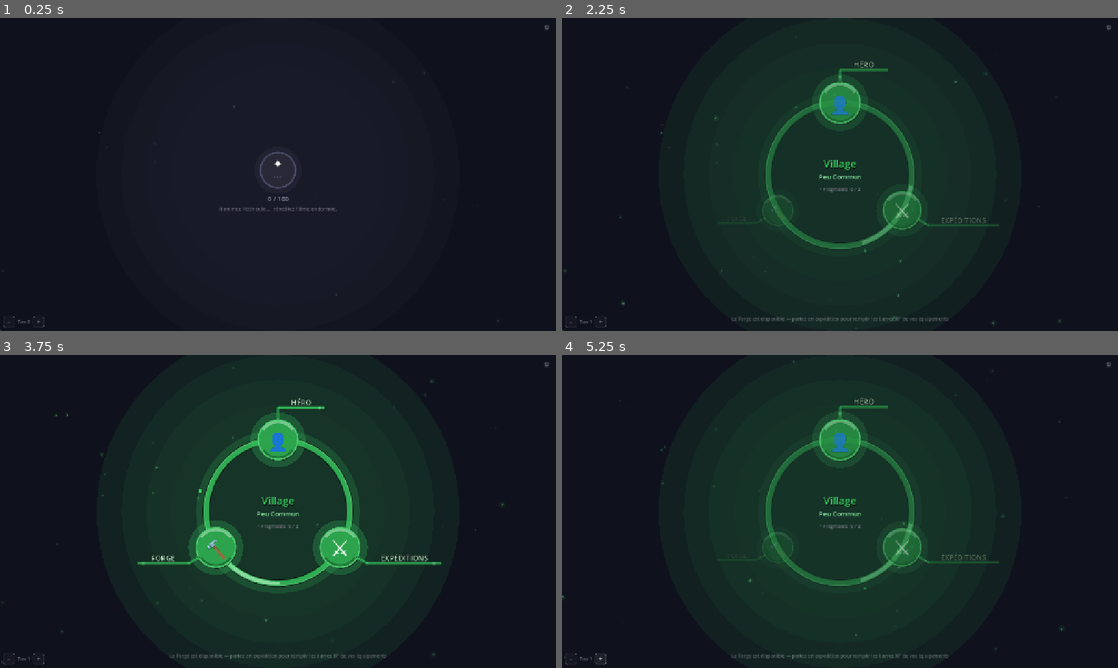
Above: before the commit, frames 1-4 (two rows, left to right).
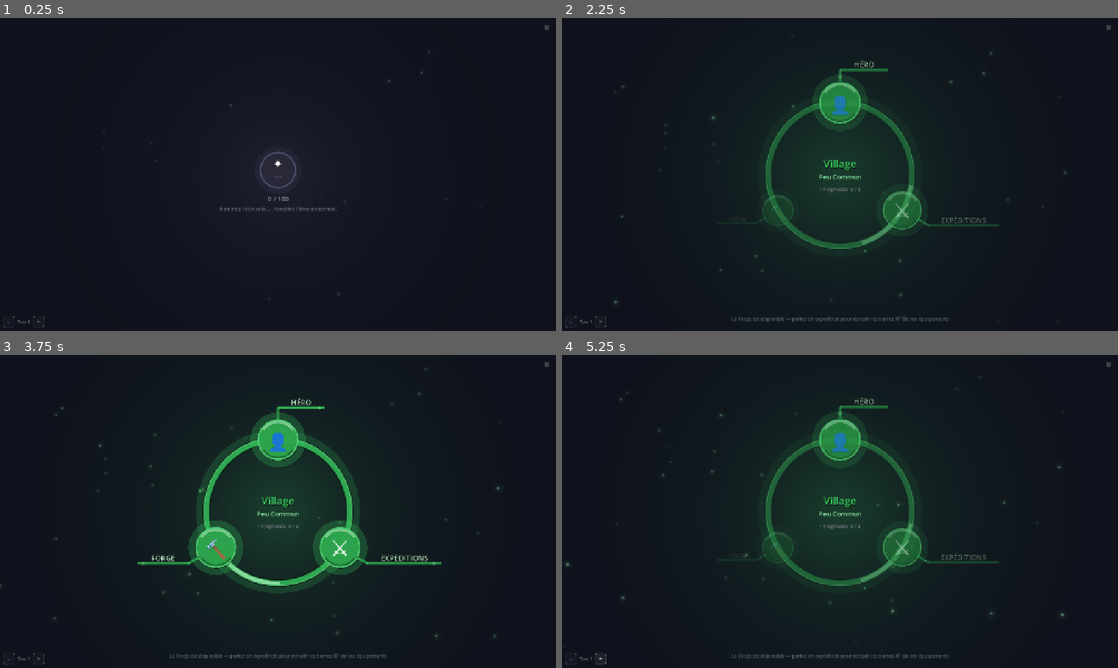
Above: after the commit, the same moments.

Repository: Rhend/Reliquary
Game: Godot game, scene res://scenes/village/village.tscn
Same seed, same stepped clock (60 frames per second), same inputs: the game is played once before the commit and once after it.
Inputs:
- Up to frame 1 (0.25 s): no input
- Up to frame 2 (2.25 s): click "⚙" at 0.5 s; click "−" at 1.25 s; click "+" at 2 s
- Up to frame 3 (3.75 s): click "⚙" at 2.75 s; click "✕" at 3.5 s
- Up to frame 4 (5.25 s): click "−" at 4.25 s; click "+" at 5 s

The runs differ from the first frame. In frame 1, less than 0.1% of the frame differs, in the area x 0-78%, y 10-100%; in frame 2, 0.1%; in frame 3, 0.1%, in the area x 0-91%, y 3-99%; in frame 4, 0.1%.

Commit message:
feat(ambiance): rendu pro des halos, poussières et orbes (dégradés GPU)
Nouvelle factory UIHelpers.radial_glow_tex() : texture radiale blanche →
transparente interpolée par le GPU, construite une fois par widget.

VillageBackdrop :
- halo central = vrai dégradé radial qui respire (2 couches déphasées),
  fini le banding des 4 disques concentriques empilés ;
- poussières = jupe lumineuse douce + cœur net antialiasé, parallaxe
  (les proches sont plus grosses, rapides, lumineuses) et fondu
  d entrée/sortie aux bords : plus aucune téléportation visible.

CircleRing :
- orbes (épique/légendaire/unique) : halo plat à bord net → _orb()
  (jupe en dégradé + cœur antialiasé) ;
- étincelles : enveloppe smoothstep, elles s allument et s éteignent
  progressivement au lieu d apparaître d un coup.

Co-Authored-By: Claude Fable 5 <noreply@anthropic.com>

Diff:
--- a/scenes/village/widgets/CircleRing.gd
+++ b/scenes/village/widgets/CircleRing.gd
@@ -9,6 +9,13 @@
 var _t            := 0.0
 
 const _SPARKS := [0.4, 1.2, 2.1, 2.9, 3.8, 4.6, 5.4]
+
+# Sprite radial doux partagé par tous les orbes/étincelles de l'anneau.
+var _glow_tex: GradientTexture2D
+
+func _ready() -> void:
+	_glow_tex = UIHelpers.radial_glow_tex(64,
+			[0.0, 0.20, 0.55, 1.0], [1.0, 0.80, 0.22, 0.0])
 
 func _process(dt: float) -> void:
 	_t += dt
@@ -100,9 +107,8 @@
 	for i in 3:
 		var angle := _t * 0.80 + i * TAU / 3.0
 		var op := c + Vector2(cos(angle), sin(angle)) * (r + 34.0)
-		draw_circle(op, 9.0, Color(ring_color.r, ring_color.g, ring_color.b, 0.22))
 		var orb := ring_color; orb.a = 0.80 + 0.18 * sin(_t * 2.0 + i * 1.5)
-		draw_circle(op, 3.5 + 1.0 * sin(_t * 2.5 + i), orb)
+		_orb(op, 3.5 + 1.0 * sin(_t * 2.5 + i), 16.0, orb, 0.50)
 	_sparks(c, r, w, 7, 0.14, 2.5)
 
 func _legendaire(c: Vector2, r: float, w: float) -> void:
@@ -135,15 +141,13 @@
 	for i in 3:
 		var angle := _t * 0.9 + i * TAU / 3.0
 		var op := c + Vector2(cos(angle), sin(angle)) * (r + 36.0)
-		draw_circle(op, 11.0, Color(ring_color.r, ring_color.g, ring_color.b, 0.25))
 		var orb := ring_color; orb.a = 0.88
-		draw_circle(op, 4.0 + 1.2 * sin(_t * 2.5 + i), orb)
+		_orb(op, 4.0 + 1.2 * sin(_t * 2.5 + i), 20.0, orb, 0.55)
 	for i in 2:
 		var angle := _t * 0.5 + i * PI + 0.4
 		var op := c + Vector2(cos(angle), sin(angle)) * (r + 50.0)
-		draw_circle(op, 7.0, Color(ring_color.r, ring_color.g, ring_color.b, 0.20))
 		var orb := ring_color.lightened(0.3); orb.a = 0.70
-		draw_circle(op, 3.0, orb)
+		_orb(op, 3.0, 13.0, orb, 0.42)
 	_sparks(c, r, w, 7, 0.17, 2.8)
 
 func _unique(c: Vector2, r: float) -> void:
@@ -175,21 +179,27 @@
 	for i in 3:
 		var angle := _t * 1.1 + i * TAU / 3.0
 		var op   := c + Vector2(cos(angle), sin(angle)) * (r + 28.0)
-		draw_circle(op, 9.0 + beat * 3.0, Color(ring_color.r, ring_color.g, ring_color.b, 0.28))
 		var orb  := ring_color; orb.a = 0.90
-		draw_circle(op, 3.5 + 1.5 * beat, orb)
+		_orb(op, 3.5 + 1.5 * beat, 17.0 + beat * 5.0, orb, 0.60)
 	for i in 3:
 		var angle := _t * 0.7 + i * TAU / 3.0 + PI / 6.0
 		var op   := c + Vector2(cos(angle), sin(angle)) * (r + 46.0)
-		draw_circle(op, 6.0, Color(ring_color.r, ring_color.g, ring_color.b, 0.20))
 		var orb  := ring_color.lightened(0.2); orb.a = 0.75
-		draw_circle(op, 2.5, orb)
+		_orb(op, 2.5, 11.0, orb, 0.40)
 	var solo_a := _t * 1.6 + 0.3
 	var solo_p := c + Vector2(cos(solo_a), sin(solo_a)) * (r + 60.0)
-	draw_circle(solo_p, 5.0, Color(ring_color.r, ring_color.g, ring_color.b, 0.18))
 	var solo_c := ring_color.lightened(0.5); solo_c.a = 0.75 + 0.25 * beat
-	draw_circle(solo_p, 3.5, solo_c)
+	_orb(solo_p, 3.5, 10.0 + beat * 4.0, solo_c, 0.40)
 	_sparks(c, r, w, 7, 0.20, 3.0)
+
+# Orbe : jupe lumineuse douce (dégradé GPU, aucun bord visible) + cœur
+# net antialiasé. Remplace les anciens duos « disque plat + disque dur ».
+func _orb(pos: Vector2, core_r: float, glow_r: float,
+		core: Color, glow_a: float) -> void:
+	draw_texture_rect(_glow_tex,
+			Rect2(pos - Vector2.ONE * glow_r, Vector2.ONE * glow_r * 2.0),
+			false, Color(ring_color, glow_a))
+	draw_circle(pos, core_r, core, true, -1.0, true)
 
 func _borders(c: Vector2, r: float, w: float) -> void:
 	draw_arc(c, r + w * 0.5 + 0.5, 0.0, TAU, 64, Color(0, 0, 0, 0.55), 1.5, true)
@@ -200,6 +210,10 @@
 		var a: float = _SPARKS[i % _SPARKS.size()] + _t * speed
 		var sp := c + Vector2(cos(a), sin(a)) * (r + w + 7.0)
 		var bl := 0.5 + 0.5 * sin(_t * 2.2 + i * 1.4)
-		if bl > 0.55:
-			var sc := ring_color; sc.a = (bl - 0.55) * 2.2
-			draw_circle(sp, 1.5 + bl * max_r, sc)
+		# Enveloppe douce : l'étincelle s'allume et s'éteint progressivement
+		# (l'ancien seuil sec `bl > 0.55` la faisait apparaître d'un coup).
+		var env := smoothstep(0.45, 0.95, bl)
+		if env <= 0.02:
+			continue
+		var sc := ring_color.lightened(0.3); sc.a = env * 0.9
+		_orb(sp, (0.8 + bl * max_r) * 0.55, (1.5 + bl * max_r) * 2.0, sc, env * 0.5)
--- a/scenes/village/widgets/VillageBackdrop.gd
+++ b/scenes/village/widgets/VillageBackdrop.gd
@@ -2,12 +2,14 @@
 # VillageBackdrop — Fond d'ambiance animé du hub du Village.
 #
 # Deux couches dessinées DERRIÈRE tout le hub :
-#   1. halo radial très sombre teinté par le palier du Village ;
-#   2. « poussières d'âme » dérivant lentement vers le haut.
+#   1. halo central : VRAI dégradé radial (texture GPU, aucun banding)
+#      qui respire lentement et s'intensifie avec le palier ;
+#   2. « poussières d'âme » : sprites radiaux doux dérivant vers le haut
+#      avec parallaxe — les proches sont plus grosses, rapides et
+#      lumineuses — et fondu d'entrée/sortie aux bords de l'écran
+#      (aucune apparition ou téléportation visible).
 #
-# Évolution avec le palier : le halo s'intensifie et les poussières
-# deviennent plus nombreuses et plus lumineuses à mesure que le
-# Village monte en Maîtrise. Appeler set_tier() à chaque rebuild.
+# Appeler set_tier() à chaque rebuild du hub.
 # ============================================================
 class_name VillageBackdrop
 extends Control
@@ -16,9 +18,18 @@
 var _tint := Color(0.38, 0.38, 0.52)
 var _t    := 0.0
 
+# Sprites radiaux générés une fois : falloff long pour le halo,
+# cœur serré + jupe douce pour les poussières.
+var _halo_tex: GradientTexture2D
+var _dust_tex: GradientTexture2D
+
 func _ready() -> void:
 	set_anchors_and_offsets_preset(Control.PRESET_FULL_RECT)
 	mouse_filter = Control.MOUSE_FILTER_IGNORE
+	_halo_tex = UIHelpers.radial_glow_tex(256,
+			[0.0, 0.28, 0.60, 1.0], [1.0, 0.62, 0.22, 0.0])
+	_dust_tex = UIHelpers.radial_glow_tex(64,
+			[0.0, 0.20, 0.55, 1.0], [1.0, 0.80, 0.22, 0.0])
 
 # Met à jour le palier et la couleur d'ambiance (couleur de tier du Village).
 func set_tier(tier: int, tint: Color) -> void:
@@ -34,29 +45,47 @@
 func _hash(n: float) -> float:
 	return fposmod(sin(n * 127.1) * 43758.5453, 1.0)
 
+# Sprite radial centré en `center`, de rayon `radius`, teinté `col`.
+func _blit(tex: Texture2D, center: Vector2, radius: float, col: Color) -> void:
+	draw_texture_rect(tex,
+			Rect2(center - Vector2.ONE * radius, Vector2.ONE * radius * 2.0),
+			false, col)
+
 func _draw() -> void:
 	var c := size * 0.5
 
-	# ── 1. Halo radial : disques concentriques (le centre « s'éveille ») ──
-	# Dessinés du plus grand au plus petit : les alphas s'additionnent vers
-	# le centre. L'intensité croît nettement avec le palier.
-	var base_r := minf(size.x, size.y) * 0.58
-	for i in 4:
-		var f := 1.0 - float(i) / 4.0
-		var a := (0.045 + 0.022 * float(_tier)) * f * (1.0 + 0.18 * sin(_t * 0.8))
-		draw_circle(c, base_r * (0.45 + 0.55 * f), Color(_tint, a))
+	# ── 1. Halo central : dégradé radial qui « respire » ──
+	# Deux couches légèrement déphasées : la respiration paraît organique.
+	var breathe := 1.0 + 0.045 * sin(_t * 0.55)
+	var halo_r  := minf(size.x, size.y) * 0.78 * breathe
+	var halo_a  := (0.11 + 0.035 * float(_tier)) * (1.0 + 0.10 * sin(_t * 0.8))
+	_blit(_halo_tex, c, halo_r, Color(_tint, halo_a))
+	_blit(_halo_tex, c, halo_r * 0.42 * (2.0 - breathe),
+			Color(_tint.lightened(0.12), halo_a * 0.55))
 
-	# ── 2. Poussières d'âme : montée lente + scintillement ──
-	# Chaque poussière = halo doux + cœur lumineux (bien visible sur fond sombre).
+	# ── 2. Poussières d'âme : parallaxe + fondu aux bords ──
 	var count := 18 + _tier * 18
 	for i in count:
-		var fi    := float(i)
-		var speed := 8.0 + 18.0 * _hash(fi * 3.7)
-		var x     := _hash(fi * 1.3) * size.x + sin(_t * 0.5 + fi) * 6.0
-		var y     := fposmod(_hash(fi * 2.1) * size.y - _t * speed, size.y)
-		var tw    := 0.5 + 0.5 * sin(_t * (1.0 + _hash(fi)) + fi * 2.0)
-		var a     := (0.22 + 0.09 * float(_tier)) * tw
-		var rad   := 1.2 + 1.8 * _hash(fi * 5.3)
-		var pos   := Vector2(x, y)
-		draw_circle(pos, rad * 2.6, Color(_tint, a * 0.30))
-		draw_circle(pos, rad, Color(_tint.lightened(0.5), a))
+		var fi  := float(i)
+		var h_x := _hash(fi * 1.3)   # position horizontale de base
+		var h_y := _hash(fi * 2.1)   # phase verticale
+		var h_d := _hash(fi * 5.3)   # profondeur → taille, vitesse, éclat
+
+		var depth := 0.30 + 0.70 * h_d        # 0.3 = lointain · 1.0 = proche
+		var speed := 7.0 + 30.0 * depth       # les proches montent plus vite
+		var sway  := (5.0 + 11.0 * depth) * sin(_t * (0.35 + 0.45 * h_y) + fi * 1.7)
+		var pos   := Vector2(h_x * size.x + sway,
+				fposmod(h_y * size.y - _t * speed, size.y))
+
+		# Fondu d'entrée (bas) et de sortie (haut) : le wrap est invisible.
+		var yn   := pos.y / size.y
+		var fade := smoothstep(0.0, 0.10, yn) * (1.0 - smoothstep(0.88, 1.0, yn))
+		var tw   := 0.70 + 0.30 * sin(_t * (0.8 + 1.2 * h_d) + fi * 2.0)
+		var a    := (0.30 + 0.10 * float(_tier)) * depth * tw * fade
+		if a <= 0.005:
+			continue
+
+		# Jupe lumineuse douce + cœur net antialiasé.
+		var rad := 1.6 + 3.2 * depth
+		_blit(_dust_tex, pos, rad * 3.4, Color(_tint.lightened(0.25), a * 0.55))
+		draw_circle(pos, rad * 0.55, Color(_tint.lightened(0.65), a), true, -1.0, true)
--- a/scripts/autoloads/UIHelpers.gd
+++ b/scripts/autoloads/UIHelpers.gd
@@ -49,6 +49,28 @@
 	s.set_border_width_all(border_width)
 	s.set_corner_radius_all(corner_radius)
 	return s
+
+# Texture radiale blanche → transparente (dégradé interpolé par le GPU :
+# aucun banding, contrairement à des disques concentriques empilés).
+# `offsets`/`alphas` décrivent le falloff du centre (0.0) au bord (1.0).
+# À dessiner via draw_texture_rect(tex, rect, false, couleur) — la couleur
+# module la teinte ET l'alpha global. Construire UNE fois (dans _ready).
+static func radial_glow_tex(px: int, offsets: Array[float],
+		alphas: Array[float]) -> GradientTexture2D:
+	var g := Gradient.new()
+	var cols := PackedColorArray()
+	for a in alphas:
+		cols.append(Color(1, 1, 1, a))
+	g.offsets = PackedFloat32Array(offsets)
+	g.colors  = cols
+	var tex := GradientTexture2D.new()
+	tex.gradient  = g
+	tex.fill      = GradientTexture2D.FILL_RADIAL
+	tex.fill_from = Vector2(0.5, 0.5)
+	tex.fill_to   = Vector2(1.0, 0.5)
+	tex.width     = px
+	tex.height    = px
+	return tex
 
 # ═══════════════════════════════════════════════════════════
 #  Composants
